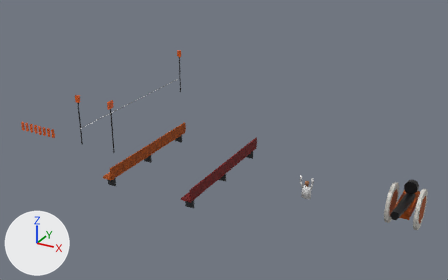
The Blender file assets/blender/blend/props.blend: old version first, new version second.
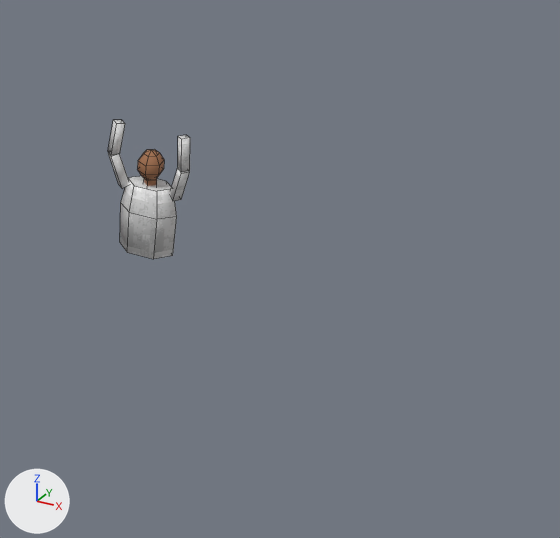
Each version is shown from a 50 mm camera at (39.95, -21.52, 12.74) aimed at (28.88, -1.39, 2.68), then close up on the part from 63% to 84% of the width and 55% to 88% of the height. Every picture has the same lights, and +X, +Y and +Z are marked at lower left. The last two pictures show the newer version. The close-ups show mesh edges as thin lines.

The first close-up shows 'crowd_unit'.
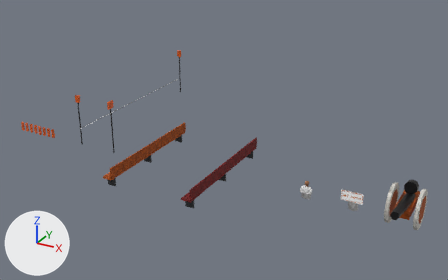
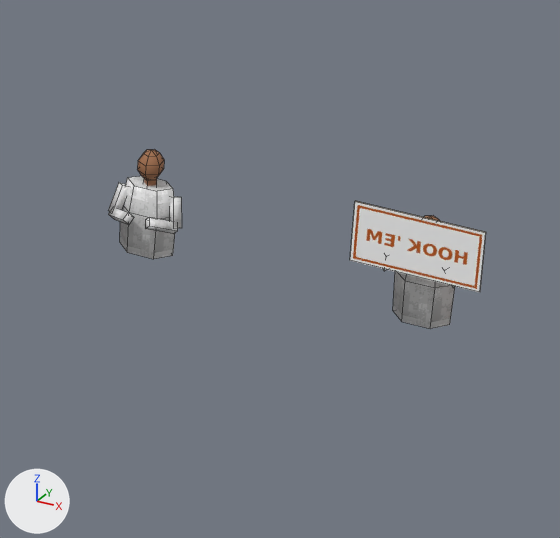
Location of each change, [x1, y1, x2, y2] in pixels of the close-ups (560 x 538 px; the box of a moved part takes in the faces that stretch with it):
'crowd_sign', added
    after: [350, 201, 486, 329]
    faces in mat_crowd_sign: [350, 202, 486, 292]
    faces in mat_crowd_shirt: [383, 255, 456, 329]
    faces in mat_crowd_sign_back: [355, 201, 486, 289]
'crowd_unit', reshaped (10% narrower, 21% shorter)
    before: [108, 120, 190, 259]
    after: [108, 149, 182, 259]
part 1 of me_crowd_unit, moved or reshaped
    before: [171, 135, 190, 201]
    after: [145, 197, 182, 234]
part 2 of me_crowd_unit, moved or reshaped
    before: [108, 120, 128, 189]
    after: [108, 182, 134, 224]

The change, as a list of edits to the scene's bpy script:
```text
Add mat_crowd_sign:
    mat_crowd_sign = bpy.data.materials.new('crowd_sign')
    # colours: white #ffffff
    # uses the picture img_crowd_signs_png
Add mat_crowd_sign_back:
    mat_crowd_sign_back = bpy.data.materials.new('crowd_sign_back')
    # colours: beige #b8a27a
    # uses the picture img_grime
Change me_crowd_unit:
    remove me_crowd_unit.from_pydata(...)  # 84 vertices, 74 faces; spans x -0.305..0.305, y -0.113..0.113, z 0.2..1.164
    add me_crowd_unit.from_pydata(...)  # 84 vertices, 74 faces; spans x -0.274..0.274, y -0.235..0.113, z 0.2..0.985
    me_crowd_unit part 1
    me_crowd_unit.vertices[52].co: (0.234, 0.003, 0.649) -> (0.234, 0.003, 0.668)  # pixel (181, 199) -> pixel (181, 197)
    me_crowd_unit.vertices[53].co: (0.19, 0.044, 0.67) -> (0.19, -0.042, 0.675)  # not seen -> pixel (173, 197)
    me_crowd_unit.vertices[54].co: (0.146, -0.003, 0.671) -> (0.146, -0.003, 0.652)
    me_crowd_unit.vertices[55].co: (0.19, -0.044, 0.65) -> (0.19, 0.042, 0.645)  # pixel (172, 201) -> pixel (177, 196)
    me_crowd_unit.vertices[56].co: (0.304, -0.057, 0.909) -> (0.274, -0.067, 0.468)  # pixel (189, 172) -> pixel (181, 228)
    me_crowd_unit.vertices[57].co: (0.26, -0.016, 0.93) -> (0.23, -0.112, 0.475)  # not seen -> pixel (173, 228)
    me_crowd_unit.vertices[58].co: (0.216, -0.063, 0.931) -> (0.186, -0.073, 0.452)  # pixel (177, 167) -> not seen
    me_crowd_unit.vertices[59].co: (0.26, -0.104, 0.91) -> (0.23, -0.028, 0.445)  # pixel (181, 173) -> not seen
    me_crowd_unit.vertices[60].co: (0.305, -0.06, 0.924) -> (0.24, -0.062, 0.503)  # pixel (189, 170) -> not seen
    me_crowd_unit.vertices[61].co: (0.26, -0.015, 0.916) -> (0.202, -0.035, 0.46)
    me_crowd_unit.vertices[62].co: (0.215, -0.06, 0.916) -> (0.22, -0.078, 0.417)  # pixel (177, 168) -> pixel (173, 233)
    me_crowd_unit.vertices[63].co: (0.26, -0.105, 0.924) -> (0.258, -0.105, 0.46)  # pixel (181, 171) -> pixel (177, 231)
    me_crowd_unit.vertices[64].co: (0.285, -0.04, 1.164) -> (0.08, -0.192, 0.563)  # pixel (190, 137) -> pixel (149, 217)
    me_crowd_unit.vertices[65].co: (0.24, 0.005, 1.156) -> (0.042, -0.165, 0.52)  # pixel (186, 134) -> pixel (145, 219)
    me_crowd_unit.vertices[66].co: (0.195, -0.04, 1.156) -> (0.06, -0.208, 0.477)  # pixel (177, 136) -> pixel (145, 228)
    me_crowd_unit.vertices[67].co: (0.24, -0.085, 1.164) -> (0.098, -0.235, 0.52)  # pixel (181, 139) -> pixel (149, 226)
    me_crowd_unit part 2
    me_crowd_unit.vertices[68].co: (-0.146, -0.003, 0.671) -> (-0.146, -0.003, 0.652)
    me_crowd_unit.vertices[69].co: (-0.19, 0.044, 0.67) -> (-0.19, -0.042, 0.675)  # not seen -> pixel (122, 185)
    me_crowd_unit.vertices[70].co: (-0.234, 0.003, 0.649) -> (-0.234, 0.003, 0.668)  # pixel (118, 184) -> pixel (118, 182)
    me_crowd_unit.vertices[71].co: (-0.19, -0.044, 0.65) -> (-0.19, 0.042, 0.645)  # pixel (122, 188) -> pixel (126, 184)
    me_crowd_unit.vertices[72].co: (-0.216, -0.063, 0.931) -> (-0.186, -0.073, 0.452)  # pixel (119, 153) -> not seen
    me_crowd_unit.vertices[73].co: (-0.26, -0.016, 0.93) -> (-0.23, -0.112, 0.475)  # not seen -> pixel (111, 213)
    me_crowd_unit.vertices[74].co: (-0.304, -0.057, 0.909) -> (-0.274, -0.067, 0.468)  # pixel (108, 152) -> pixel (108, 210)
    me_crowd_unit.vertices[75].co: (-0.26, -0.104, 0.91) -> (-0.23, -0.028, 0.445)  # pixel (111, 156) -> not seen
    me_crowd_unit.vertices[76].co: (-0.215, -0.06, 0.916) -> (-0.24, -0.062, 0.503)  # pixel (119, 154) -> not seen
    me_crowd_unit.vertices[77].co: (-0.26, -0.015, 0.916) -> (-0.258, -0.105, 0.46)  # not seen -> pixel (108, 214)
    me_crowd_unit.vertices[78].co: (-0.305, -0.06, 0.924) -> (-0.22, -0.078, 0.417)  # pixel (107, 151) -> pixel (114, 219)
    me_crowd_unit.vertices[79].co: (-0.26, -0.105, 0.924) -> (-0.202, -0.035, 0.46)  # pixel (111, 155) -> not seen
    me_crowd_unit.vertices[80].co: (-0.195, -0.04, 1.156) -> (-0.08, -0.192, 0.563)  # pixel (125, 123) -> pixel (128, 212)
    me_crowd_unit.vertices[81].co: (-0.24, 0.005, 1.156) -> (-0.098, -0.235, 0.52)  # pixel (121, 119) -> pixel (122, 219)
    me_crowd_unit.vertices[82].co: (-0.285, -0.04, 1.164) -> (-0.06, -0.208, 0.477)  # pixel (113, 119) -> pixel (129, 224)
    me_crowd_unit.vertices[83].co: (-0.24, -0.085, 1.164) -> (-0.042, -0.165, 0.52)  # pixel (116, 123) -> pixel (134, 217)
Add ob_crowd_sign:
    ob_crowd_sign = bpy.data.objects.new('crowd_sign', me_crowd_sign)  # 92 vertices, 76 faces; spans x -0.45..0.45, y -0.277..0.113, z 0.2..1.105; in mat_crowd_skin (brown #a06e4c)
    ob_crowd_sign.location = (34.0, 0.0, 0.0)
```
